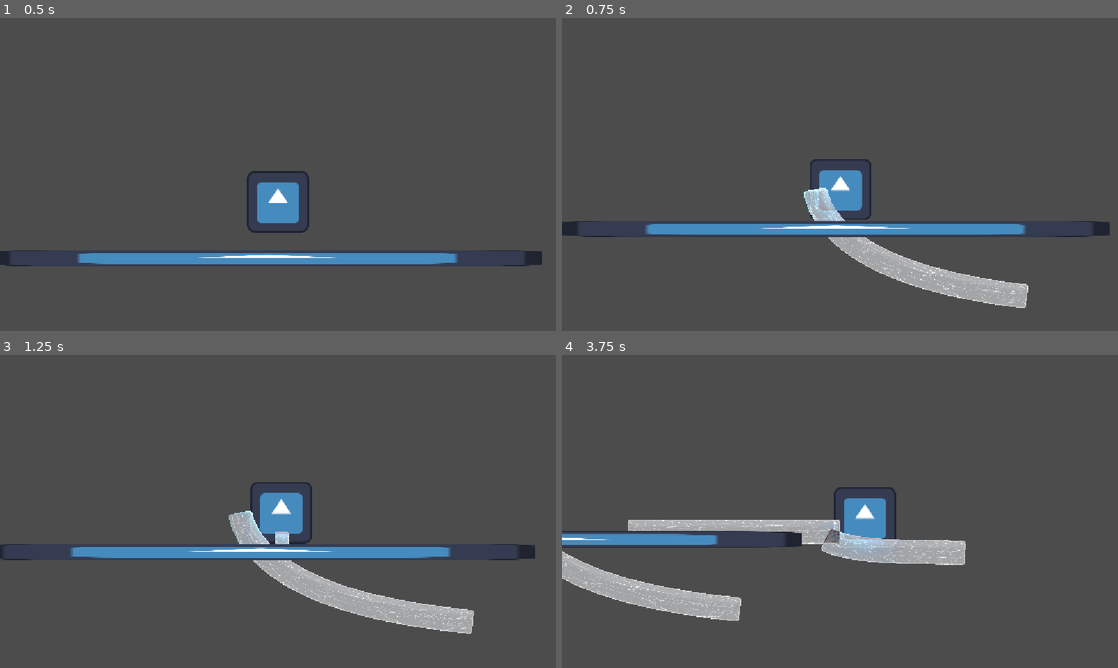
Above: before the commit, frames 1-4 (two rows, left to right).
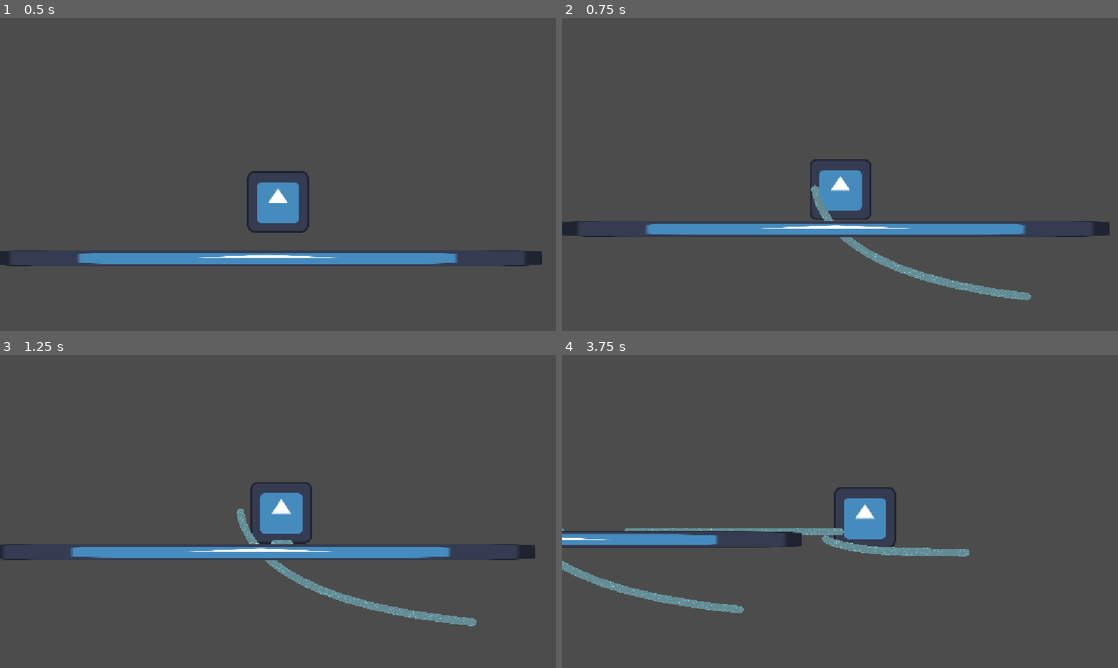
Above: after the commit, the same moments.

Repository: Zepeacedust/snow-game
Game: Godot game, scene res://TestingPlayground.tscn
Same seed, same stepped clock (60 frames per second), same inputs: the game is played once before the commit and once after it. The engine's default icon, where the game draws it, is replaced by a stand-in: a white triangle on a blue panel in a dark square.
Inputs:
- Up to frame 1 (0.5 s): no input
- Up to frame 2 (0.75 s): hold Right (right) from 0.53 s (still down); hold Shift (bridge) from 0.53 s (still down)
- Up to frame 3 (1.25 s): keep holding Right (right); keep holding Shift (bridge); tap Space (jump) at 0.77 s
- Up to frame 4 (3.75 s): release Shift (bridge) at 1.28 s; tap Shift (bridge) at 1.35, 2.85 s; tap Space (jump) at 1.52, 3.02 s; release Right (right) at 2.03 s; hold Left (left) 2.03-2.78 s; hold Shift (bridge) 2.03-2.78 s; hold Right (right) from 2.78 s (still down); hold Shift (bridge) from 3.53 s (still down)

Frame 1 is identical in both runs. In frame 2, 3.2% of the frame differs, in the area x 43-85%, y 53-93%; in frame 3, 3.6%; in frame 4, 6.1%, in the area x 0-74%, y 52-86%.

Commit message:
Crack and frosted glass

Diff:
--- a/BridgeObject.tscn
+++ b/BridgeObject.tscn
@@ -2,24 +2,14 @@
 
 [ext_resource type="Script" uid="uid://do0qpvw75ypf0" path="res://scripts/bridge_object.gd" id="1_1x2th"]
 [ext_resource type="Shader" uid="uid://we68tb5nk7" path="res://Shaders/IcePath.gdshader" id="2_oj7mg"]
-[ext_resource type="Texture2D" uid="uid://sycyrb845h6i" path="res://icon.svg" id="3_e7tvu"]
 
 [sub_resource type="Curve2D" id="Curve2D_1x2th"]
 
-[sub_resource type="ShaderMaterial" id="ShaderMaterial_1x2th"]
+[sub_resource type="ShaderMaterial" id="ShaderMaterial_oj7mg"]
 shader = ExtResource("2_oj7mg")
-shader_parameter/blur = 3.5
-shader_parameter/warp_intensity = 0.4
-shader_parameter/strength_x = 12.0
-shader_parameter/strength_y = 12.0
-shader_parameter/offset_x = 0.0
-shader_parameter/offset_y = 0.0
-shader_parameter/corner_radius = 0.3
-shader_parameter/edge_smoothness = 1.0
-shader_parameter/tint = Color(0.95, 0.97, 1, 0.12)
-shader_parameter/edge_highlight = Color(1, 1, 1, 0.3)
-shader_parameter/edge_width = 1.5
-shader_parameter/chromatic_strength = 5.0
+shader_parameter/intensity = 0.01
+shader_parameter/tint_color = Color(0.4984898, 0.8680202, 0.9450601, 1)
+shader_parameter/tint_amount = 0.4
 shader_parameter/crack_depth = 2.236
 shader_parameter/crack_scale = 4.0
 shader_parameter/crack_zebra_scale = 2.67
@@ -27,6 +17,9 @@
 shader_parameter/crack_profile = 1.0
 shader_parameter/crack_slope = 45.8
 shader_parameter/crack_width = 0.001
+shader_parameter/refraction_offset = Vector2(25, 25)
+shader_parameter/reflection_offset = Vector2(1, 1)
+shader_parameter/reflection_color = Color(0.588, 0.588, 0.588, 0.5)
 
 [node name="BridgeObject" type="Path2D" unique_id=977108169 node_paths=PackedStringArray("line_visualizer")]
 curve = SubResource("Curve2D_1x2th")
@@ -35,7 +28,9 @@
 line_visualizer = NodePath("Line2D")
 
 [node name="Line2D" type="Line2D" parent="." unique_id=1228438323]
-material = SubResource("ShaderMaterial_1x2th")
-width = 50.0
-texture = ExtResource("3_e7tvu")
-texture_mode = 2
+material = SubResource("ShaderMaterial_oj7mg")
+width = 16.0
+texture_mode = 1
+joint_mode = 2
+begin_cap_mode = 2
+end_cap_mode = 2
--- a/Shaders/IcePath.gdshader
+++ b/Shaders/IcePath.gdshader
@@ -1,23 +1,13 @@
 shader_type canvas_item;
 
-uniform sampler2D line_texture : hint_default_white;
-uniform sampler2D screen_texture : hint_screen_texture, filter_linear_mipmap;
-//uniform vec2 lineTextureSize;
+// mipmap is neaded for textureLod
+uniform sampler2D screen_texture: hint_screen_texture, repeat_disable, filter_nearest_mipmap;
+// works better as a normal with warping
+uniform sampler2D warp_texture: repeat_enable;
 
-uniform float blur : hint_range(0.0, 8.0) = 3.5;
-uniform float warp_intensity : hint_range(0.0, 1.0) = 0.4;
-uniform float strength_x : hint_range(0.0, 50.0) = 12.0;
-uniform float strength_y : hint_range(0.0, 50.0) = 12.0;
-uniform float offset_x : hint_range(-1.0, 1.0) = 0.0;
-uniform float offset_y : hint_range(-1.0, 1.0) = 0.0;
-
-uniform float corner_radius : hint_range(0.0, 1.0) = 0.3;
-uniform float edge_smoothness : hint_range(0.5, 3.0) = 1.0;
-
-uniform vec4 tint : source_color = vec4(0.95, 0.97, 1.0, 0.12);
-uniform vec4 edge_highlight : source_color = vec4(1.0, 1.0, 1.0, 0.3);
-uniform float edge_width : hint_range(0.0, 10.0) = 1.5;
-uniform float chromatic_strength : hint_range(0.0, 5.0) = 5.0;
+uniform float intensity: hint_range(0.0, 0.3) = 0.01;
+uniform vec4 tint_color: source_color = vec4(0.0, 0.0, 0.0, 1.0);
+uniform float tint_amount: hint_range(0.0, 1.0) = 0.4;
 
 // Crack generation
 uniform float crack_depth : hint_range(0.0, 10.0) = 2.236;
@@ -32,14 +22,13 @@
 const vec4 crack_color = vec4(0.0, 0.0, 0.0, 1.0);
 
 // Glass effect
-//uniform vec2 refraction_offset = vec2(25.0,25.0);
-//uniform vec2 reflection_offset = vec2(1.0,1.0);
-//uniform vec4 reflection_color : source_color = vec4(0.588,0.588,0.588,0.5);
+uniform vec2 refraction_offset = vec2(25.0,25.0);
+uniform vec2 reflection_offset = vec2(1.0,1.0);
+uniform vec4 reflection_color : source_color = vec4(0.588,0.588,0.588,0.5);
 
-float rounded_box(vec2 p, vec2 b, float r) {
-    vec2 q = abs(p) - b + r;
-    return min(max(q.x, q.y), 0.0) + length(max(q, 0.0)) - r;
-}
+uniform sampler2D SCREEN_TEXTURE : hint_screen_texture, filter_linear_mipmap;
+
+
 
 vec2 hash(vec2 p) {
     p = vec2(dot(p, vec2(127.1, 311.7)), dot(p, vec2(269.5, 183.3)));
@@ -139,82 +128,33 @@
 	return color;
 }
 
+
 void fragment() {
-	// Called for every pixel the material is visible on.
-	// Liquid glass
-	float dx = dFdx(UV.x);
-    float dy = dFdy(UV.y);
+	// get our normal warp
+    vec2 warp = texture(warp_texture, UV).xy - 0.5;
+    // sample based on warp and intensity and blur based on intensity
+    vec4 screen = textureLod(screen_texture, UV + warp * intensity, intensity * 4.0);
+    // tint our image
+    screen = mix(screen, tint_color, tint_amount);
+    // get a random-ish value for some speckle noise
+    float noise = fract(sin(dot(UV, vec2(12.9898, 78.233))) * 43758.5453);
+    // light diffusion for glass shape highlights
+    float diff = max(dot(warp, normalize(vec2(1.0, 1.0))), 0.0);
+    // apply diffusion based on intensity
+    screen += diff * intensity;
+    // apply speckle noise based on intensity
+    screen += noise * intensity;
+    // yarp
+    //COLOR = screen;
+	//vec4 ref = texture(screen_texture, vec2(SCREEN_UV.x, 1.0 - SCREEN_UV.y - 0.13));
 
-    dx = sign(dx) * max(abs(dx), 0.0001);
-    dy = sign(dy) * max(abs(dy), 0.0001);
-
-    vec2 size = abs(vec2(1.0 / dx, 1.0 / dy));
-
-    size = clamp(size, vec2(1.0), vec2(4096.0));
-
-    vec2 half_size = size * 0.5;
-    vec2 pixel = UV * size;
-    vec2 centered = pixel - half_size;
-
-    float max_r = min(half_size.x, half_size.y);
-    float r = corner_radius * max_r;
-
-    float sdf = rounded_box(centered, half_size, r);
-    float alpha = 1.0 - smoothstep(-edge_smoothness, edge_smoothness, sdf);
-
-    if (alpha < 0.001) {
-        discard;
-    }
-
-    float max_dist = min(half_size.x, half_size.y) * 0.5;
-    float w = clamp(-sdf / max_dist, 0.0, 1.0);
-
-    vec2 uv_dir = length(centered) > 0.001 ? normalize(centered) : vec2(0.0, 1.0);
-
-    float exp_x = exp(-strength_x * pow(w + offset_x, 2.0));
-    float exp_y = exp(-strength_y * pow(w + offset_y, 2.0));
-    vec2 warp_offset = uv_dir * vec2(exp_x, exp_y) * warp_intensity / 10.0;
-    vec2 warped_uv = SCREEN_UV - warp_offset;
-
-    float edge_proximity = 1.0 - w;
-    vec2 chroma_offset = uv_dir * edge_proximity * chromatic_strength * SCREEN_PIXEL_SIZE;
-
-    float bg_r = textureLod(screen_texture, warped_uv - chroma_offset, blur).r;
-    float bg_g = textureLod(screen_texture, warped_uv, blur).g;
-    float bg_b = textureLod(screen_texture, warped_uv + chroma_offset, blur).b;
-    vec3 bg = vec3(bg_r, bg_g, bg_b);
-
-    vec3 color = mix(bg, tint.rgb, tint.a);
-
-    float edge = 1.0 - smoothstep(0.0, edge_width, -sdf);
-    edge *= step(sdf, 0.0);
-    color = mix(color, edge_highlight.rgb, edge * edge_highlight.a);
-
-    color += vec3(smoothstep(0.4, 0.0, UV.y) * 0.08 * w);
-	vec4 ref = texture(screen_texture, vec2(SCREEN_UV.x, 1.0 - SCREEN_UV.y - 0.13));
-
-	// Crack
-	vec4 cracks = generate_cracks(UV);
+	//COLOR =  generate_cracks(UV) + screen + ref/2.0;
+	COLOR =  generate_cracks(UV) + screen;
 	//vec4 orig_color = COLOR;
 	//vec4 adjacent_color = generate_cracks(UV + TEXTURE_PIXEL_SIZE * reflection_offset);
 	//if (adjacent_color.a >= 1.0) {
 		//COLOR = reflection_color;
 	//} else {
-		//COLOR = texture(screen_texture, SCREEN_UV + COLOR.a*(SCREEN_PIXEL_SIZE * refraction_offset));
+		//COLOR = texture(SCREEN_TEXTURE, SCREEN_UV + COLOR.a*(SCREEN_PIXEL_SIZE * refraction_offset));
 	//}
-
-    COLOR = vec4(color, alpha) + ref/2.0 + cracks;
-
-	//vec4 ice = texture(line_texture, UV);
-
-// Output:0
-	//COLOR = ice/2.0 + ref/2.0;
 }
-//void vertex() {
-	// Called for every vertex the material is visible on.
-//}
-
-//void light() {
-//	// Called for every pixel for every light affecting the CanvasItem.
-//	// Uncomment to replace the default light processing function with this one.
-//}
